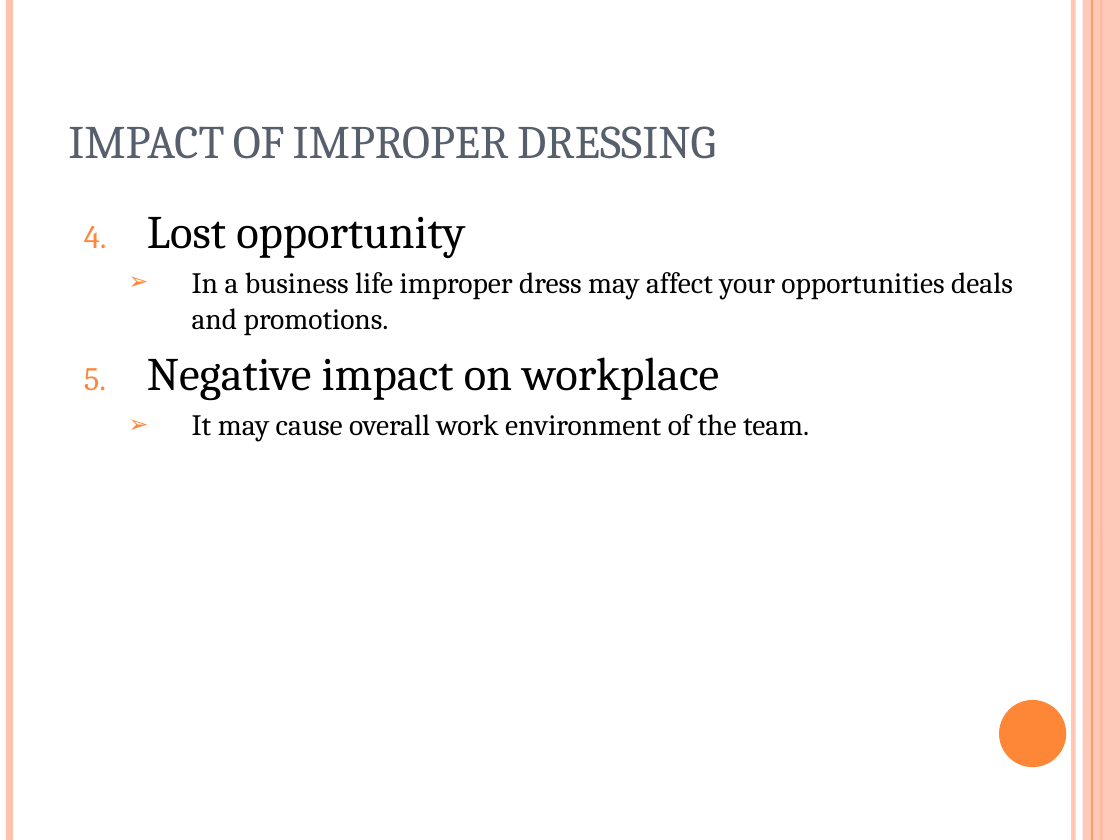
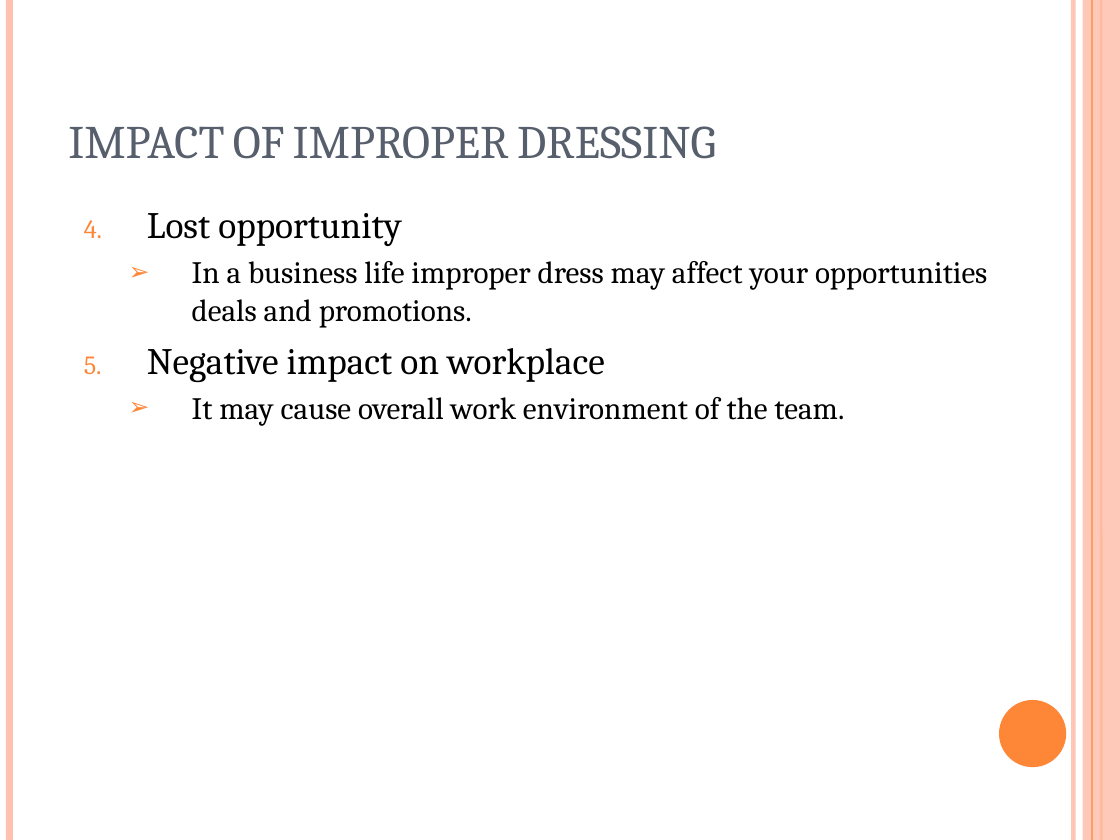
Before and after one commit to itsmeankeet/business-PPTX, a slide deck: slide 11 of dressEthics.pptx (slide 10 before the commit). Drawn at 1120x840 pixels with LibreOffice and Linux fonts; fonts in the diff are those of the drawing. Boxes give left, top, right and bottom in pixels: in the first picture for what was removed or moved away, otherwise in the second. Text is boxed around its words. In the diff, an @@ line names an element or a change of style, - is before the commit and + after.

```diff
--- a/dressEthics.pptx
+++ b/dressEthics.pptx
@@ text "Lost opportunity" at bbox=[147, 213, 987, 425]: size 30 to 24 pt in "Lost opportunity", "Negative impact on workplace"; size 19 to 20 pt in "In a business life improper dress may ...", "It may cause overall work environment of ..." @@
```
Also in this commit, not shown: 1 slide added, 1 other file.
